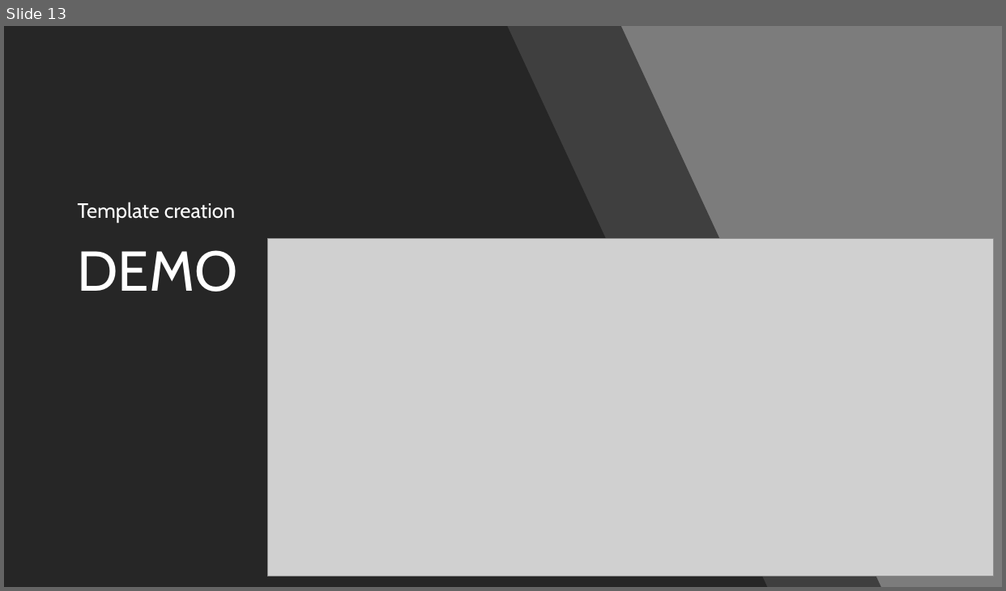
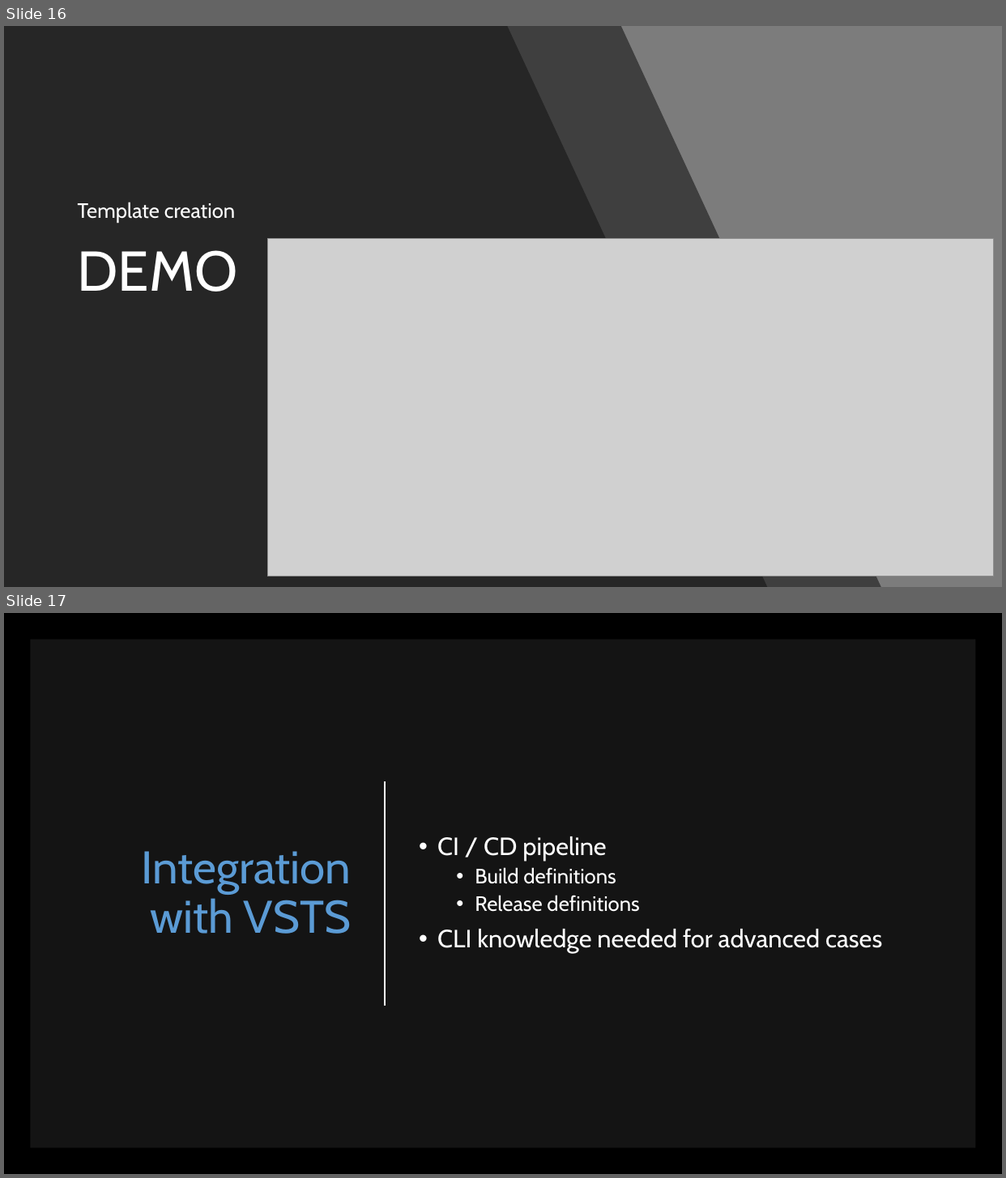
Before and after one commit to scottaddie/slide-decks, a slide deck: Tour de .NET Core CLI.pptx. Shown one above the other, each under a label of ours: slide 13 before the commit, slides 16 and 17 after it. The pictures are 1006x591 and 1006x1178 pixels, drawn with LibreOffice and Linux fonts; fonts in the diff are those of the drawing; grey boxes stand for pictures. Boxes give left, top, right and bottom in pixels: in the first picture for what was removed or moved away, otherwise in the second. Text is boxed around its words. In the diff, an @@ line names an element or a change of style, - is before the commit and + after.

Commit message:
Add sponsor and VSTS slides

```diff
--- a/Tour de .NET Core CLI.pptx
+++ b/Tour de .NET Core CLI.pptx
@@ slide 17 added at [4,613,1002,1174], background #000000 @@
@@ rectangle added at [30,639,976,1148], fill #FFFFFF at 8% opacity @@
@@ line added from (385, 781) to (385, 1006), #FFFFFF 1.5 pt @@
@@ title added at [142,851,351,934], 44 pt, text #5B9BD5 @@
+Integration with VSTS
@@ text added at [437,837,882,953], 24 pt, text #FFFFFF @@
+• CI / CD pipeline
+  • Build definitions
+  • Release definitions
+• CLI knowledge needed for advanced cases
@@ what was slide 13 is now slide 16 @@
```
Also in this commit, not shown: 1 slide changed, 3 other slides added.
